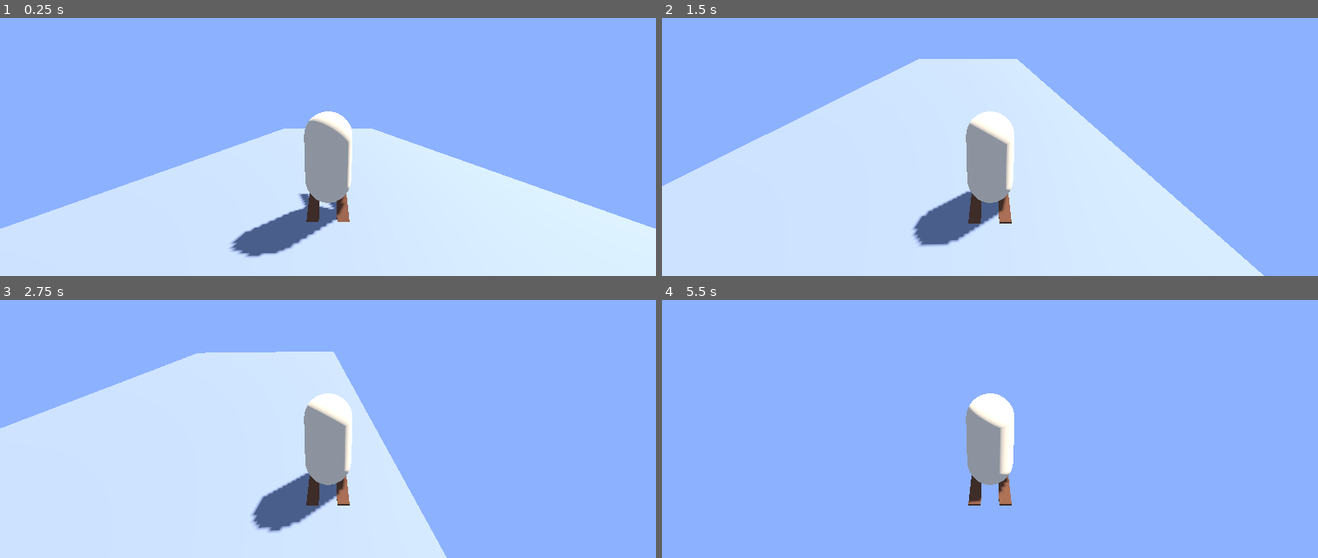
Above: before the commit, frames 1-4 (two rows, left to right).
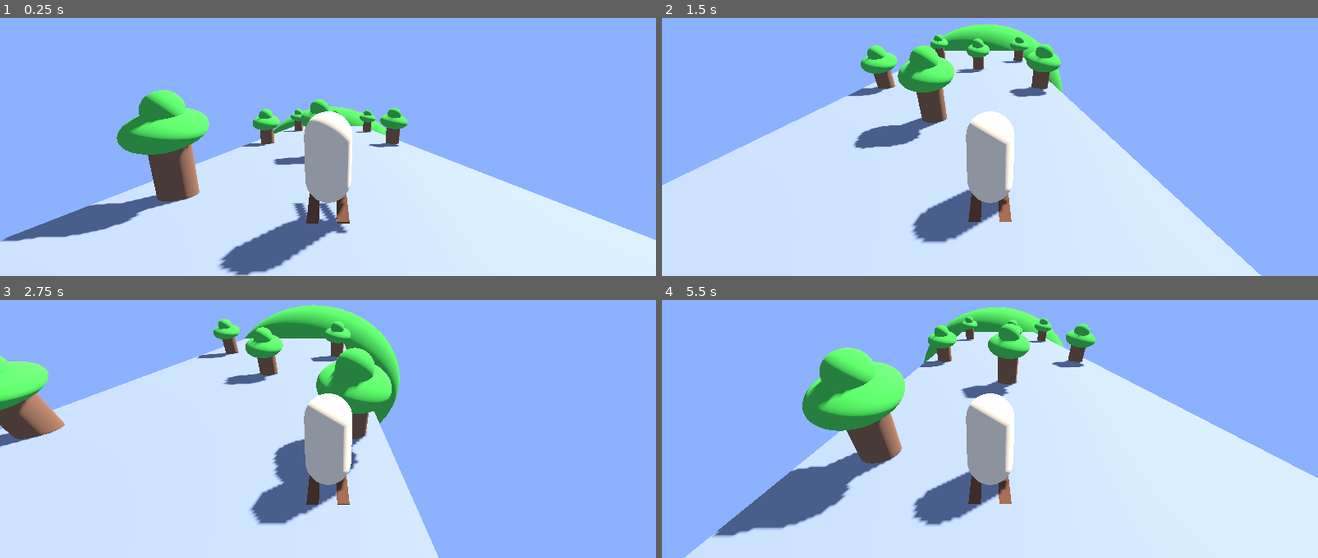
Above: after the commit, the same moments.

Repository: kadenscroggins/godot-things
Game: Godot game, scene res://Scenes/Sodium.tscn
Two runs of this game, one before a commit and one after it. Both use one fixed random seed, a clock stepped at 60 frames per second and the inputs below.
Inputs (mouse positions are in pixels of both pictures, inside the frame that each line leads up to):
- Up to frame 1 (0.25 s): no input
- Up to frame 2 (1.5 s): move the mouse to (1134, 74) at 0.52 s; hold Right 0.53-1.28 s; click (1134, 74) at 0.67 s; move the mouse to (858, 110) at 1.27 s; hold Down from 1.28 s (still down)
- Up to frame 3 (2.75 s): move the mouse to (outside the picture) at 2.02 s; release Down at 2.03 s; hold Right from 2.03 s (still down)
- Up to frame 4 (5.5 s): move the mouse to (957, 447) at 2.77 s; release Right at 2.78 s; hold Up 2.78-3.53 s; click (957, 447) at 2.92 s; move the mouse to (1186, 429) at 3.52 s; hold Left 3.53-5.03 s; move the mouse to (793, 318) at 4.27 s; move the mouse to (1022, 374) at 5.02 s; hold Down from 5.03 s (still down); click (1022, 374) at 5.17 s

The runs differ from the first frame. In frame 1, 11% of the frame differs, in the area x 0-100%, y 27-100%; in frame 2, 6.8%; in frame 3, 11%; in frame 4, 57%, in the area x 3-100%, y 2-100%.

Commit message:
Finished ski minigame

Diff:
--- a/Scenes/Sodium.tscn
+++ b/Scenes/Sodium.tscn
@@ -1,6 +1,7 @@
-[gd_scene load_steps=12 format=3 uid="uid://kfyjfavq3gt1"]
+[gd_scene load_steps=13 format=3 uid="uid://kfyjfavq3gt1"]
 
 [ext_resource type="Script" path="res://Scripts/SkiPlayerMovement.gd" id="1_h2gpy"]
+[ext_resource type="PackedScene" uid="uid://c75jl3pksja2i" path="res://Scenes/Sub-Scenes/tree.tscn" id="2_iv854"]
 
 [sub_resource type="BoxMesh" id="BoxMesh_e67nf"]
 
@@ -22,6 +23,7 @@
 albedo_color = Color(0.458824, 0.266667, 0.160784, 1)
 
 [sub_resource type="BoxShape3D" id="BoxShape3D_ha87l"]
+size = Vector3(1, 1, 2.01809)
 
 [sub_resource type="Environment" id="Environment_snhka"]
 background_mode = 1
@@ -30,7 +32,7 @@
 [node name="Sodium" type="Node3D"]
 
 [node name="Ground" type="StaticBody3D" parent="."]
-transform = Transform3D(12, 0, 0, 0, 0.121712, 10.5121, 0, -0.0442995, 28.8817, 0, -3, -12)
+transform = Transform3D(12, 0, 0, 0, 0.12216, 13.6808, 0, -0.0444626, 37.5877, 0, -4.47136, -15.4446)
 
 [node name="MeshInstance3D" type="MeshInstance3D" parent="Ground"]
 mesh = SubResource("BoxMesh_e67nf")
@@ -41,6 +43,8 @@
 [node name="Player" type="RigidBody3D" parent="."]
 transform = Transform3D(1, 0, 0, 0, 1, 0, 0, 0, 1, 0, 2.9793, 0)
 physics_material_override = SubResource("PhysicsMaterial_6gp04")
+max_contacts_reported = 5
+contact_monitor = true
 script = ExtResource("1_h2gpy")
 
 [node name="Camera3D" type="Camera3D" parent="Player"]
@@ -66,7 +70,7 @@
 surface_material_override/0 = SubResource("StandardMaterial3D_v6qsx")
 
 [node name="SkiCollider" type="CollisionShape3D" parent="Player"]
-transform = Transform3D(0.800187, 0, 0, 0, -0.0500001, 0, 0, 0, 1.97141, 0, -1.00637, -0.288626)
+transform = Transform3D(-1, 0, 8.74228e-08, 0, 1, 0, -8.74228e-08, 0, -1, 0, -0.500485, -0.288626)
 shape = SubResource("BoxShape3D_ha87l")
 
 [node name="DirectionalLight3D" type="DirectionalLight3D" parent="."]
@@ -75,3 +79,29 @@
 
 [node name="WorldEnvironment" type="WorldEnvironment" parent="."]
 environment = SubResource("Environment_snhka")
+
+[node name="Tree" parent="." instance=ExtResource("2_iv854")]
+transform = Transform3D(1, 0, 0, 0, 1, 0, 0, 0, 1, -0.444078, -0.559258, -7.38453)
+
+[node name="Tree2" parent="." instance=ExtResource("2_iv854")]
+transform = Transform3D(1, 0, 0, 0, 1, 0, 0, 0, 1, -4.23939, 1.51936, -1.28696)
+
+[node name="Tree3" parent="." instance=ExtResource("2_iv854")]
+transform = Transform3D(1, 0, 0, 0, 1, 0, 0, 0, 1, -4.68394, -2.83244, -12.4525)
+
+[node name="Tree4" parent="." instance=ExtResource("2_iv854")]
+transform = Transform3D(1, 0, 0, 0, 1, 0, 0, 0, 1, 4.98483, -2.74349, -12.4395)
+
+[node name="Tree5" parent="." instance=ExtResource("2_iv854")]
+transform = Transform3D(1, 0, 0, 0, 1, 0, 0, 0, 1, 5.00355, -6.89213, -23.9103)
+
+[node name="Tree6" parent="." instance=ExtResource("2_iv854")]
+transform = Transform3D(1, 0, 0, 0, 1, 0, 0, 0, 1, 0.822278, -5.12229, -18.9257)
+
+[node name="Tree7" parent="." instance=ExtResource("2_iv854")]
+transform = Transform3D(1, 0, 0, 0, 1, 0, 0, 0, 1, -3.88444, -7.20385, -25.1342)
+
+[node name="Tree8" parent="." instance=ExtResource("2_iv854")]
+transform = Transform3D(25, 0, 0, 0, -1.09278e-06, 25, 0, -25, -1.09278e-06, 0.721052, -43.3786, -34.0577)
+
+[connection signal="body_entered" from="Player" to="Player" method="_on_body_entered"]
--- /dev/null
+++ b/Scenes/Sub-Scenes/tree.tscn
@@ -0,0 +1,32 @@
+[gd_scene load_steps=6 format=3 uid="uid://c75jl3pksja2i"]
+
+[sub_resource type="StandardMaterial3D" id="StandardMaterial3D_axp53"]
+albedo_color = Color(0.533333, 0.341176, 0.219608, 1)
+
+[sub_resource type="CylinderMesh" id="CylinderMesh_rqcw4"]
+material = SubResource("StandardMaterial3D_axp53")
+
+[sub_resource type="StandardMaterial3D" id="StandardMaterial3D_35cvt"]
+albedo_color = Color(0.301961, 0.721569, 0.243137, 1)
+
+[sub_resource type="SphereMesh" id="SphereMesh_155xy"]
+material = SubResource("StandardMaterial3D_35cvt")
+
+[sub_resource type="CylinderShape3D" id="CylinderShape3D_le7n7"]
+
+[node name="Tree" type="StaticBody3D" groups=["Trees"]]
+
+[node name="Stem" type="MeshInstance3D" parent="."]
+mesh = SubResource("CylinderMesh_rqcw4")
+
+[node name="Leaves1" type="MeshInstance3D" parent="."]
+transform = Transform3D(2, 0, 0, 0, 1, 0, 0, 0, 2, 0, 1.26023, 0)
+mesh = SubResource("SphereMesh_155xy")
+
+[node name="Leaves2" type="MeshInstance3D" parent="."]
+transform = Transform3D(1, 0, 0, 0, 1, 0, 0, 0, 1, 0, 1.80211, 0)
+mesh = SubResource("SphereMesh_155xy")
+skeleton = NodePath("../Leaves1")
+
+[node name="CollisionShape3D" type="CollisionShape3D" parent="."]
+shape = SubResource("CylinderShape3D_le7n7")
--- a/Scripts/SkiPlayerMovement.gd
+++ b/Scripts/SkiPlayerMovement.gd
@@ -7,3 +7,7 @@
 		linear_velocity.x = -move_spoed
 	elif Input.is_key_pressed(KEY_RIGHT):
 		linear_velocity.x = move_spoed
+
+func _on_body_entered(body):
+	if body.is_in_group("Trees"):
+		get_tree().reload_current_scene()
